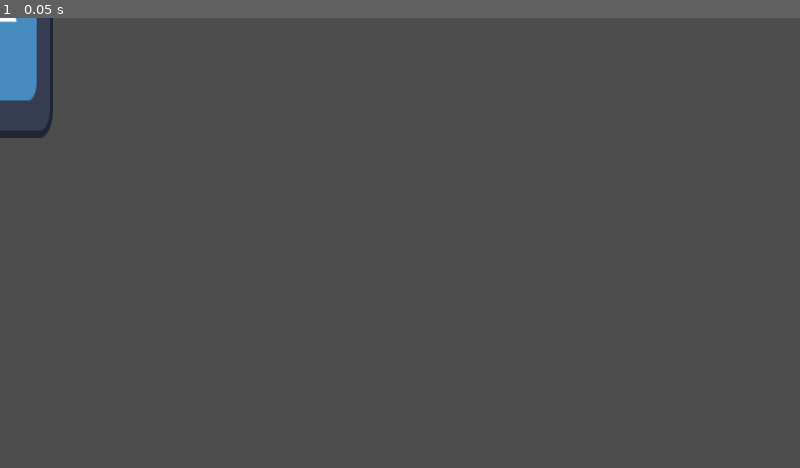
Above: before the commit, frame 1.
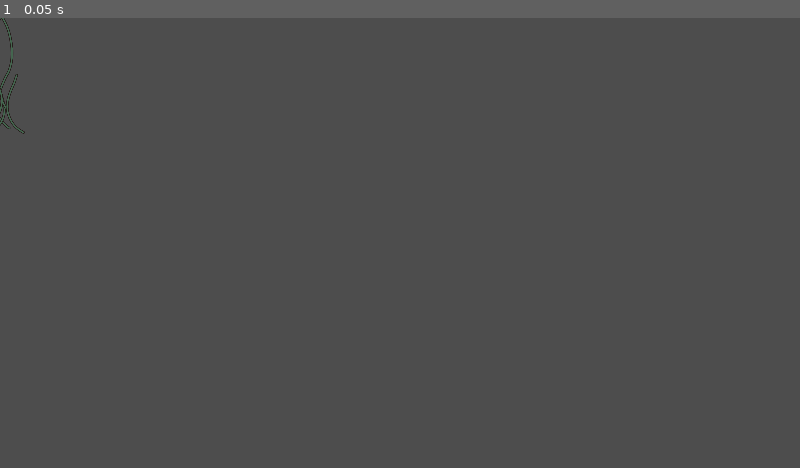
Above: after the commit, the same moment.

Repository: TheJP/GlobalGameJam2025
Game: Godot game, scene res://enemies/wall/wall.tscn
Same seed, same stepped clock (60 frames per second), same inputs: the game is played once before the commit and once after it. This scene is started directly instead of the project's main scene. The engine's default icon, where the game draws it, is replaced by a stand-in: a white triangle on a blue panel in a dark square.
Inputs:
- Up to frame 1 (0.05 s): no input

The runs differ from the first frame. In frame 1, 1.1% of the frame differs, in the area x 0-7%, y 0-27%.

Commit message:
Added updated wall sprite

Diff:
--- a/enemies/wall/wall.tscn
+++ b/enemies/wall/wall.tscn
@@ -1,10 +1,10 @@
 [gd_scene load_steps=4 format=3 uid="uid://b2uj36np6a2b2"]
 
 [ext_resource type="Script" path="res://enemies/wall/wall.gd" id="1_f04th"]
-[ext_resource type="Texture2D" uid="uid://2727mq8yw27w" path="res://icon.svg" id="1_hqlx7"]
+[ext_resource type="Texture2D" uid="uid://bnfcadovvabjt" path="res://enemies/wall/wall.png" id="2_cl01l"]
 
 [sub_resource type="RectangleShape2D" id="RectangleShape2D_uexdh"]
-size = Vector2(257.5, 571.75)
+size = Vector2(101, 571.75)
 
 [node name="Wall" type="Area2D" groups=["enemy"]]
 collision_layer = 8
@@ -12,8 +12,8 @@
 script = ExtResource("1_f04th")
 
 [node name="Sprite2D" type="Sprite2D" parent="."]
-scale = Vector2(2, 4.5)
-texture = ExtResource("1_hqlx7")
+scale = Vector2(0.5, 0.5)
+texture = ExtResource("2_cl01l")
 
 [node name="CollisionShape2D" type="CollisionShape2D" parent="."]
 shape = SubResource("RectangleShape2D_uexdh")
